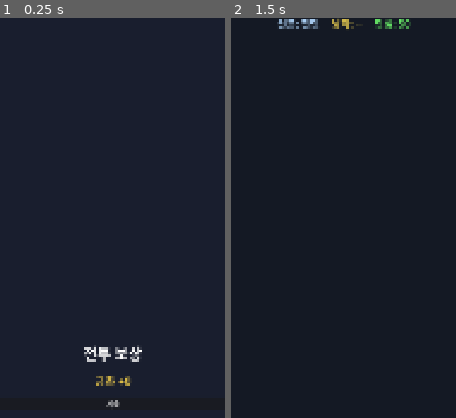
Above: before the commit, frames 1-2 (left to right).
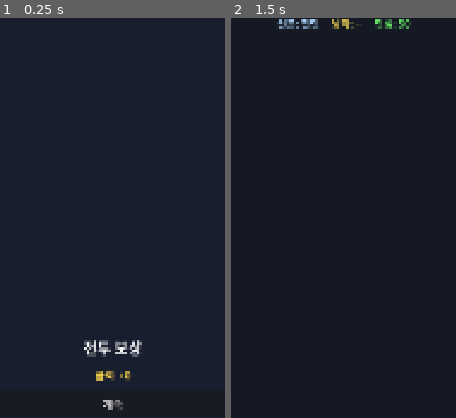
Above: after the commit, the same moments.

Repository: dongmin1213/Sijojeon
Game: Godot game, scene res://scenes/reward/reward.tscn
Two runs of this game, one before a commit and one after it. Both use one fixed random seed, a clock stepped at 60 frames per second and the inputs below. This scene is started directly instead of the project's main scene.
Inputs (mouse positions are % of the whole screen's width and height, from its top left):
- Up to frame 1 (0.25 s): no input
- Up to frame 2 (1.5 s): click "계속" at 0.5 s; tap Enter at 1.25 s; move the mouse to (72, 45) at 1.27 s; click (72, 45) at 1.42 s
The pictures show only the part of the screen within x 25-75%, y 5-55%; the shares and areas given below are measured in that part.

The runs differ from the first frame. In frame 1, 1.2% of the frame differs, in the area x 37-64%, y 80-98%; in frame 2, nothing differs.

Commit message:
fix: 전투 보상 화면 카드 레이아웃 및 폰트 크기 개선
- 카드 버튼 너비를 뷰포트에 비례하여 동적 계산 (화면 밖 넘침 방지)
- 카드 버튼에 SIZE_EXPAND_FILL 적용하여 균등 분배
- 카드 설명 폰트 22px, autowrap 적용
- 건너뛰기/계속 버튼 폰트 26px, 최소 높이 60px
- 유물 보상 폰트 20→28px

Co-Authored-By: Paperclip <noreply@paperclip.ing>

Diff:
--- a/scenes/reward/reward.gd
+++ b/scenes/reward/reward.gd
@@ -77,7 +77,7 @@
 	var relic_label := Label.new()
 	relic_label.text = "유물 획득!"
 	relic_label.horizontal_alignment = HORIZONTAL_ALIGNMENT_CENTER
-	relic_label.add_theme_font_size_override("font_size", 20)
+	relic_label.add_theme_font_size_override("font_size", 28)
 	relic_label.add_theme_color_override("font_color", RelicManager.get_relic_rarity_color(relic_offer_id))
 	relic_section.add_child(relic_label)
 
@@ -151,6 +151,13 @@
 		proceed_button.visible = true
 		return
 
+	# 뷰포트 비례 카드 크기 계산
+	var vp_width := get_viewport().get_visible_rect().size.x
+	var available_width := vp_width * 0.8  # VBoxContainer 앵커 0.1~0.9
+	var card_count := card_offers.size()
+	var card_spacing := 20
+	var card_width := (available_width - card_spacing * (card_count - 1)) / card_count
+
 	for i in card_offers.size():
 		var card_id: String = card_offers[i]
 		var card: CardData = DataLoader.get_card(card_id)
@@ -158,8 +165,11 @@
 			continue
 
 		var btn := Button.new()
-		btn.custom_minimum_size = Vector2(200, 280)
+		btn.custom_minimum_size = Vector2(card_width, 320)
+		btn.size_flags_horizontal = Control.SIZE_EXPAND_FILL
 		btn.text = _format_card_text(card)
+		btn.add_theme_font_size_override("font_size", 22)
+		btn.autowrap_mode = TextServer.AUTOWRAP_WORD_SMART
 		btn.pressed.connect(_on_card_chosen.bind(i))
 		card_container.add_child(btn)
 
--- a/scenes/reward/reward.tscn
+++ b/scenes/reward/reward.tscn
@@ -62,9 +62,13 @@
 
 [node name="SkipButton" type="Button" parent="VBoxContainer"]
 layout_mode = 2
+custom_minimum_size = Vector2(0, 60)
 text = "건너뛰기"
+theme_override_font_sizes/font_size = 26
 
 [node name="ProceedButton" type="Button" parent="VBoxContainer"]
 layout_mode = 2
+custom_minimum_size = Vector2(0, 60)
 text = "계속"
+theme_override_font_sizes/font_size = 26
 visible = false
